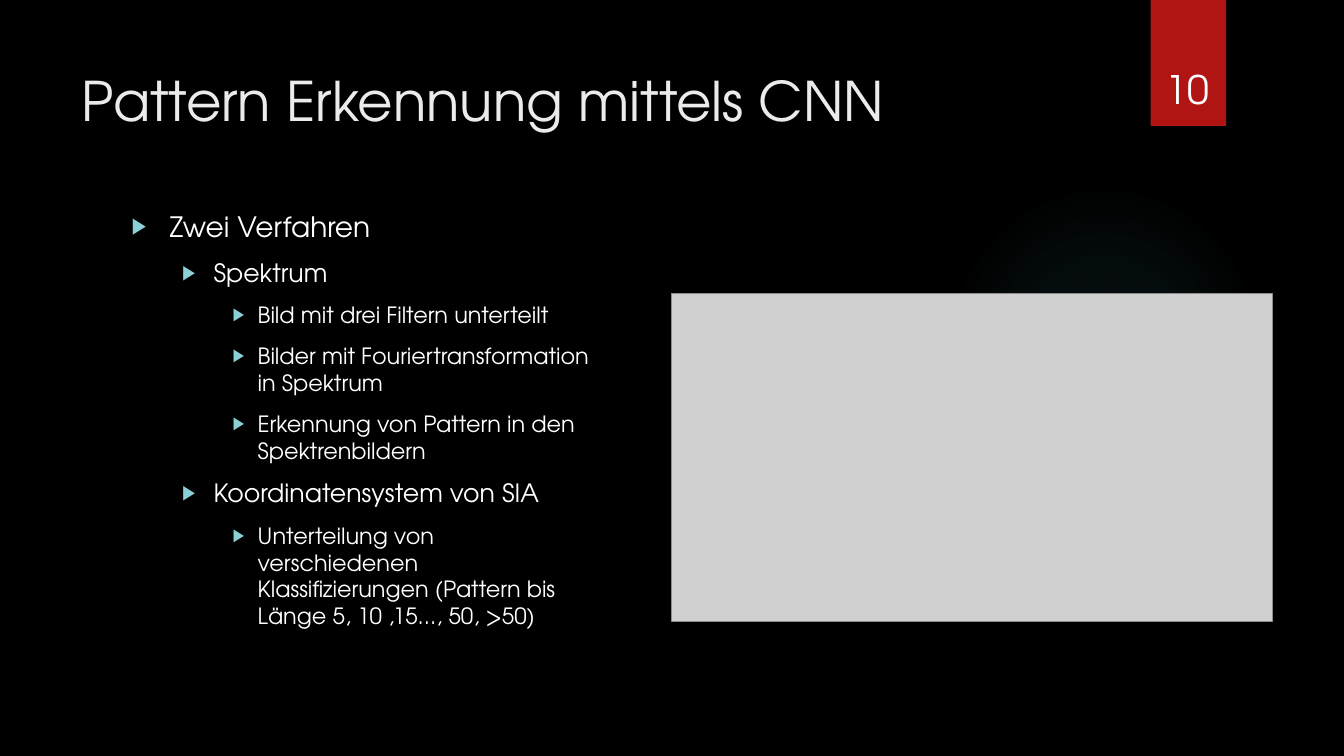
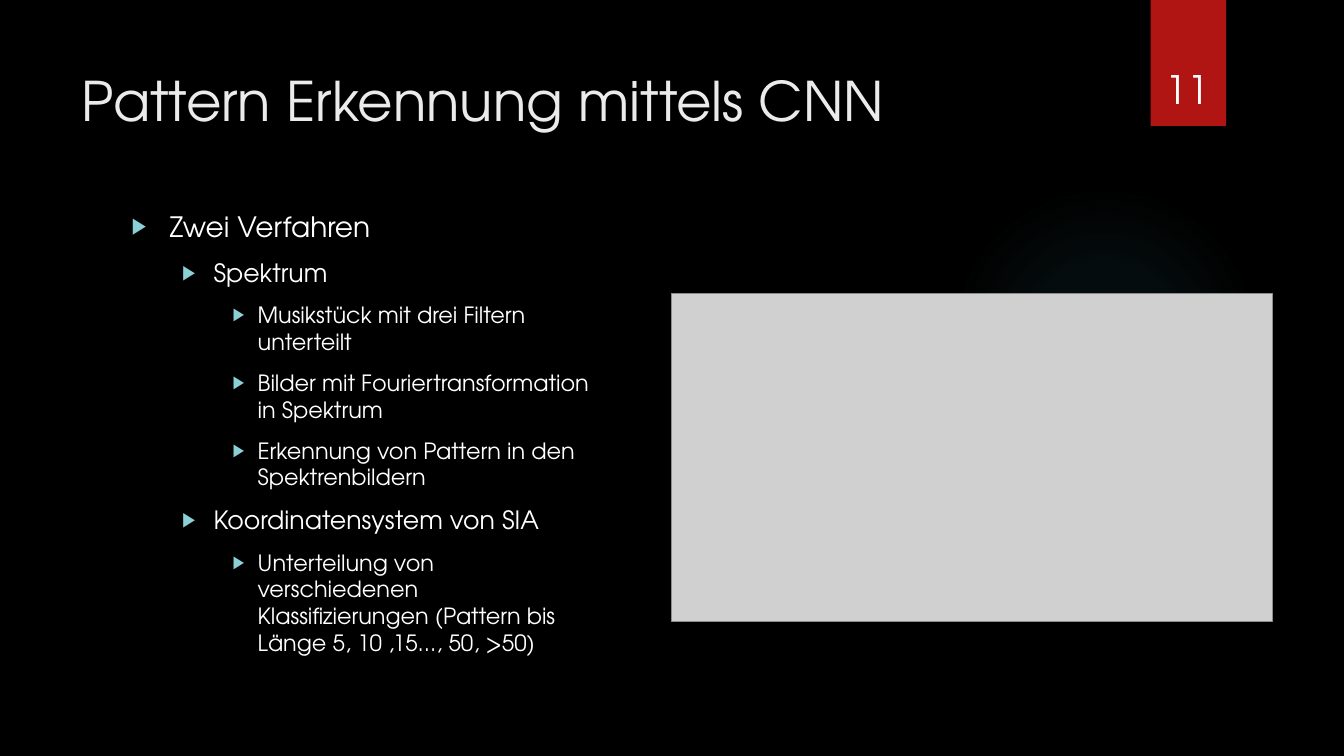
Before and after one commit to Hozeeben/Masterarbeit, a slide deck: slide 11 of Unterlagen/Verteidigung.pptx (slide 10 before the commit). Drawn at 1344x756 pixels with LibreOffice and Linux fonts; fonts in the diff are those of the drawing; grey boxes stand for pictures; background and template pictures are left out. Boxes give left, top, right and bottom in pixels: in the first picture for what was removed or moved away, otherwise in the second. Text is boxed around its words. In the diff, an @@ line names an element or a change of style, - is before the commit and + after.

Commit message:
FINAL COMMIT

```diff
--- a/Unterlagen/Verteidigung.pptx
+++ b/Unterlagen/Verteidigung.pptx
@@ page number at <box>1166,75,1209,104</box>: text changed @@
-10
+11
@@ text at <box>258,306,526,351</box>: text changed @@
-    ▶ Bild mit drei Filtern unterteilt
+    ▶ Musikstück mit drei Filtern unterteilt
```
Also in this commit, not shown: 1 other slide changed, 1 slide added.
